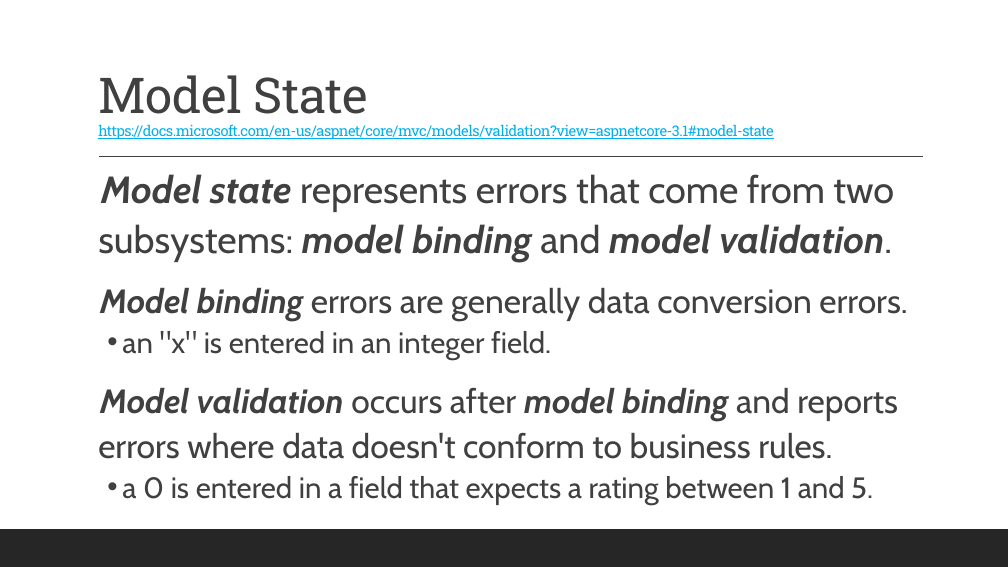
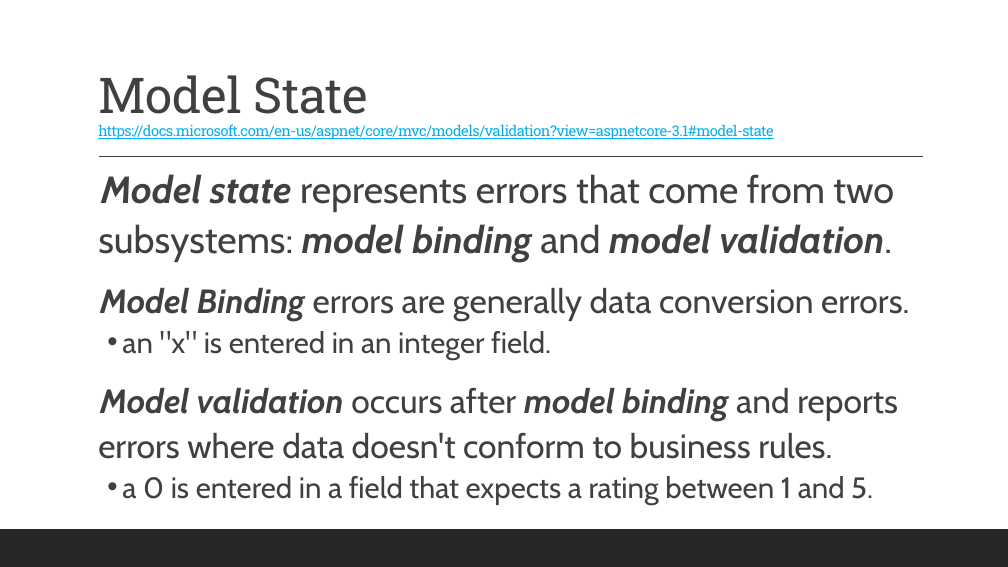
Before and after one commit to 2002-feb24-net/trainer-code, a slide deck: slide 5 of REPO_MarksCodeAndPPTs/DotNetPPTs/dotnetWeek3Ppts/D15_.NET_Validation.pptx. Drawn at 1008x567 pixels with LibreOffice and Linux fonts; fonts in the diff are those of the drawing. Boxes give left, top, right and bottom in pixels: in the first picture for what was removed or moved away, otherwise in the second. Text is boxed around its words. In the diff, an @@ line names an element or a change of style, - is before the commit and + after.

```diff
--- a/REPO_MarksCodeAndPPTs/DotNetPPTs/dotnetWeek3Ppts/D15_.NET_Validation.pptx
+++ b/REPO_MarksCodeAndPPTs/DotNetPPTs/dotnetWeek3Ppts/D15_.NET_Validation.pptx
@@ text at (100, 288, 909, 321): text changed @@
-  Model binding errors are generally data conversion errors.
+  Model Binding errors are generally data conversion errors.
```
Also in this commit, not shown: 1 other slide changed, 3 slides added, 4 other files.
